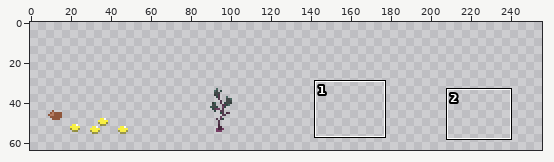
Pixel-art file -- static/assets/items.aseprite. The picture above shows the old version from afar; the outline marks the close-up.
Close-up. Before the commit:
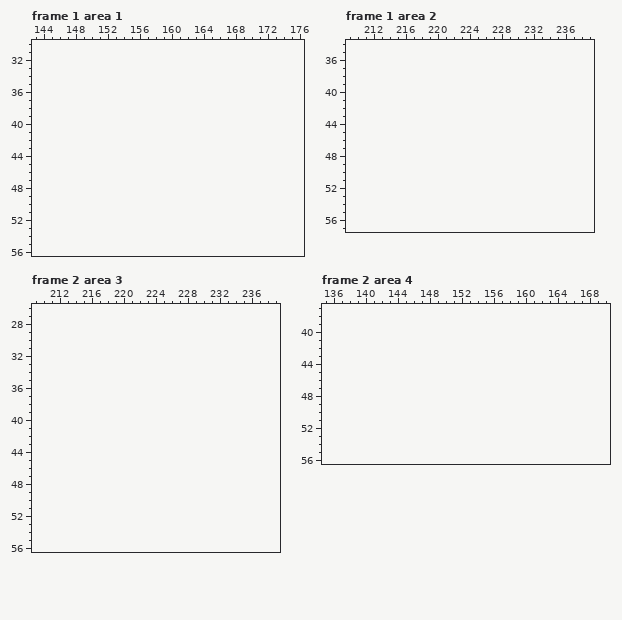
128x64 pixels, 2 frames. Pixels under 10% opacity are left out. Shown: frame 1 area 1: x 143..176, y 30..56; frame 1 area 2: x 209..239, y 34..57; frame 2 area 3: x 209..239, y 26..56; frame 2 area 4: x 135..170, y 37..56. The old version is drawn lined up with the new one, on the new canvas. The commit also changed other frames or places, which this record leaves out.
Now the later version:
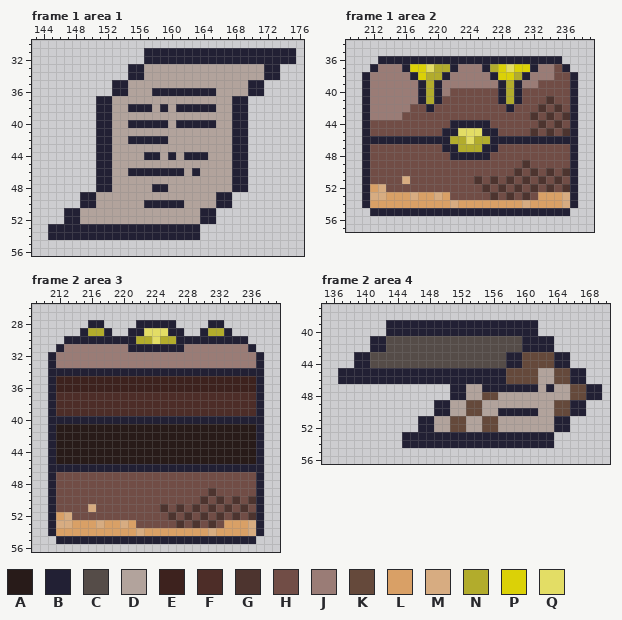
Palette (. is transparent): A #281b19  B #222034  C #554c48  D #b2a39c  E #3d221e  F #4d2d28  G #4d342f  H #714d46  J #9a7c76  K #65493b  L #d9a066  M #d7ac81  N #b2ac2c  P #dbd107  Q #e3dd65
Change:
canvas 128x64 -> 256x64
--- frame 1 area 1
@@ x 143..176 @@
 30 ..................................
-31 ..................................
-32 ..................................
-33 ..................................
-34 ..................................
-35 ..................................
-36 ..................................
-37 ..................................
-38 ..................................
-39 ..................................
-40 ..................................
-41 ..................................
-42 ..................................
-43 ..................................
-44 ..................................
-45 ..................................
-46 ..................................
-47 ..................................
-48 ..................................
-49 ..................................
-50 ..................................
-51 ..................................
-52 ..................................
-53 ..................................
-54 ..................................
+31 ..............BBBBBBBBBBBBBBBBBBB.
+32 ..............BBBBBBBBBBBBBBBBBBB.
+33 ............BBDDDDDDDDDDDDDDDBB...
+34 ............BBDDDDDDDDDDDDDDDBB...
+35 ..........BBDDDDDDDDDDDDDDDBB.....
+36 ..........BBDDDBBBBBBBBDDDDBB.....
+37 ........BBDDDDDDDDDDDDDDDBB.......
+38 ........BBDDBBBDBDBBBBBDDBB.......
+39 ........BBDDDDDDDDDDDDDDDBB.......
+40 ........BBDDBBBBBDBBBBBDDBB.......
+41 ........BBDDDDDDDDDDDDDDDBB.......
+42 ........BBDDBBBBBDDDDDDDDBB.......
+43 ........BBDDDDDDDDDDDDDDDBB.......
+44 ........BBDDDDBBDBDBBBDDDBB.......
+45 ........BBDDDDDDDDDDDDDDDBB.......
+46 ........BBDDBBBBBBBDBDDDDBB.......
+47 ........BBDDDDDDDDDDDDDDDBB.......
+48 ........BBDDDDDBBDDDDDDDDBB.......
+49 ......BBDDDDDDDDDDDDDDDBB.........
+50 ......BBDDDDDDBBBBBDDDDBB.........
+51 ....BBDDDDDDDDDDDDDDDBB...........
+52 ....BBDDDDDDDDDDDDDDDBB...........
+53 ..BBBBBBBBBBBBBBBBBBB.............
+54 ..BBBBBBBBBBBBBBBBBBB.............
 55 ..................................
--- frame 1 area 2
@@ x 209..239 @@
 35 ...............................
-36 ...............................
-37 ...............................
-38 ...............................
-39 ...............................
-40 ...............................
-41 ...............................
-42 ...............................
-43 ...............................
-44 ...............................
-45 ...............................
-46 ...............................
-47 ...............................
-48 ...............................
-49 ...............................
-50 ...............................
-51 ...............................
-52 ...............................
-53 ...............................
-54 ...............................
-55 ...............................
+36 ....BBBBBBBBBBBBBBBBBBBBBBB....
+37 ...BJJJBPPQNNBJJJBNPQPPBJJHB...
+38 ..BJJJJJBPNNBJJJJJBPPNBJJJHHB..
+39 ..BJJJJJJBNBJJJJJJJBNBJJHHHHB..
+40 ..BJJJJJJBNBJHHHHHHBNBHHHHHHB..
+41 ..BJJJJJJBNBHHHHHHHBNBHHHGHHB..
+42 ..BJJJJJHHBHHHHHHHHHBHHHGHGHB..
+43 ..BJJJJHHHHHHHHHHHHHHHHGHGHGB..
+44 ..BHHHHHHHHHHBBBBBHHHHHHGHGHB..
+45 ..BHHHHHHHHHBBQQQBBHHHHGHGHGB..
+46 ..BBBBBBBBBBBNNQNNBBBBBBBBBBB..
+47 ..BHHHHHHHHHBBNNNBBHHHHHHHHHB..
+48 ..BHHHHHHHHHHBBBBBHHHHHHHHHHB..
+49 ..BHHHHHHHHHHHHHHHHHHHGHHHHHB..
+50 ..BHHHHHHHHHHHHHHHHHHGHGHGHGB..
+51 ..BHHHHMHHHHHHHHGHGHGHGHGHGHB..
+52 ..BLMHHHHHHHHHHHHGHGHGHGHGHGB..
+53 ..BMMLLLMLLMLHHHHHGHGHGHLLLMB..
+54 ..BLLLLLLLLLLMLLLLLLLLMLLLLMB..
+55 ...BBBBBBBBBBBBBBBBBBBBBBBBB...
 56 ...............................
--- frame 2 area 3
@@ x 209..239 @@
 27 ...............................
-28 ...............................
-29 ...............................
-30 ...............................
-31 ...............................
-32 ...............................
-33 ...............................
-34 ...............................
-35 ...............................
-36 ...............................
-37 ...............................
-38 ...............................
-39 ...............................
-40 ...............................
-41 ...............................
-42 ...............................
-43 ...............................
-44 ...............................
-45 ...............................
-46 ...............................
-47 ...............................
-48 ...............................
-49 ...............................
-50 ...............................
-51 ...............................
-52 ...............................
-53 ...............................
-54 ...............................
-55 ...............................
+28 .......BB....BBBBB....BB.......
+29 ......BNNB..BBQQQBB..BNNB......
+30 ....BBBBBBBBBNNQNNBBBBBBBBB....
+31 ...BJJJJJJJJBBBBBBBJJJJJJJJB...
+32 ..BJJJJJJJJJJJJJJJJJJJJJJJJJB..
+33 ..BJJJJJJJJJJJJJJJJJJJJJJJJJB..
+34 ..BBBBBBBBBBBBBBBBBBBBBBBBBBB..
+35 ..BEEEEEEEEEEEEEEEEEEEEEEEEEB..
+36 ..BEEEEEEEEEEEEEEEEEEEEEEEEEB..
+37 ..BFFFFFFFFFFFFFFFFFFFFFFFFFB..
+38 ..BFFFFFFFFFFFFFFFFFFFFFFFFFB..
+39 ..BFFFFFFFFFFFFFFFFFFFFFFFFFB..
+40 ..BBBBBBBBBBBBBBBBBBBBBBBBBBB..
+41 ..BAAAAAAAAAAAAAAAAAAAAAAAAAB..
+42 ..BAAAAAAAAAAAAAAAAAAAAAAAAAB..
+43 ..BAAAAAAAAAAAAAAAAAAAAAAAAAB..
+44 ..BAAAAAAAAAAAAAAAAAAAAAAAAAB..
+45 ..BAAAAAAAAAAAAAAAAAAAAAAAAAB..
+46 ..BBBBBBBBBBBBBBBBBBBBBBBBBBB..
+47 ..BHHHHHHHHHHHHHHHHHHHHHHHHHB..
+48 ..BHHHHHHHHHHHHHHHHHHHHHHHHHB..
+49 ..BHHHHHHHHHHHHHHHHHHHGHHHHHB..
+50 ..BHHHHHHHHHHHHHHHHHHGHGHGHGB..
+51 ..BHHHHMHHHHHHHHGHGHGHGHGHGHB..
+52 ..BLMHHHHHHHHHHHHGHGHGHGHGHGB..
+53 ..BMMLLLMLLMLHHHHHGHGHGHLLLMB..
+54 ..BLLLLLLLLLLMLLLLLLLLMLLLLMB..
+55 ...BBBBBBBBBBBBBBBBBBBBBBBBB...
 56 ...............................
--- frame 2 area 4
@@ x 135..170 @@
 38 ....................................
-39 ....................................
-40 ....................................
-41 ....................................
-42 ....................................
-43 ....................................
-44 ....................................
-45 ....................................
-46 ....................................
-47 ....................................
-48 ....................................
-49 ....................................
-50 ....................................
-51 ....................................
-52 ....................................
-53 ....................................
-54 ....................................
+39 ........BBBBBBBBBBBBBBBBBBB.........
+40 ........BBBBBBBBBBBBBBBBBBB.........
+41 ......BBCCCCCCCCCCCCCCCCCBBBB.......
+42 ......BBCCCCCCCCCCCCCCCCCBBBB.......
+43 ....BBCCCCCCCCCCCCCCCCCBBKKKKBB.....
+44 ....BBCCCCCCCCCCCCCCCCCBBKKKKBB.....
+45 ..BBBBBBBBBBBBBBBBBBBBBKKKKDDKKBB...
+46 ..BBBBBBBBBBBBBBBBBBBBBKKKKDDKKBB...
+47 ................BBDDBBBBBBBDBDDKKBB.
+48 ................BBDDKKDDDDDDDDDKKBB.
+49 ..............BBDDKKDDDDDDDDDKKBB...
+50 ..............BBDDKKDDBBBBBDDKKBB...
+51 ............BBDDKKDDKKDDDDDDDBB.....
+52 ............BBDDKKDDKKDDDDDDDBB.....
+53 ..........BBBBBBBBBBBBBBBBBBB.......
+54 ..........BBBBBBBBBBBBBBBBBBB.......
 55 ....................................
Pixel boxes of the changes (left, top, right, bottom) in both close-ups:
added: (48, 48, 296, 240)
added: (362, 56, 578, 216)
added: (48, 320, 264, 544)
added: (338, 320, 602, 448)
